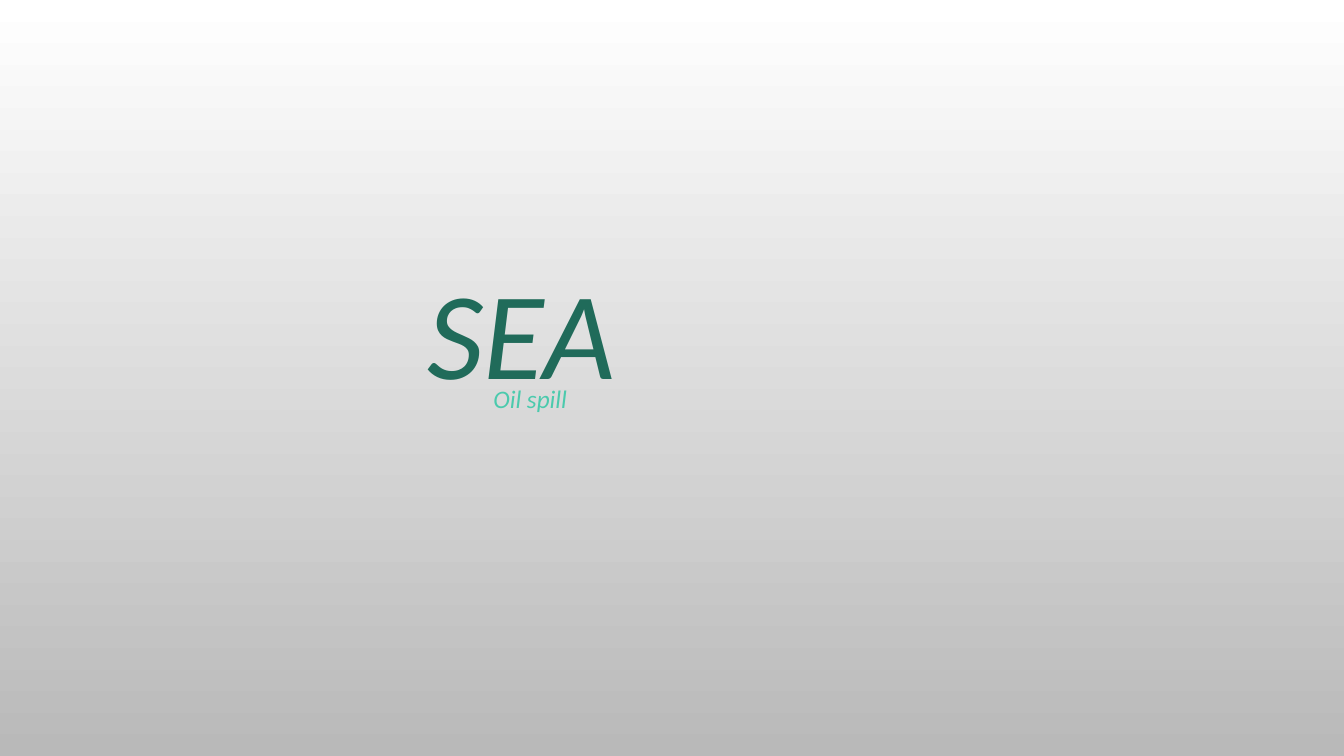
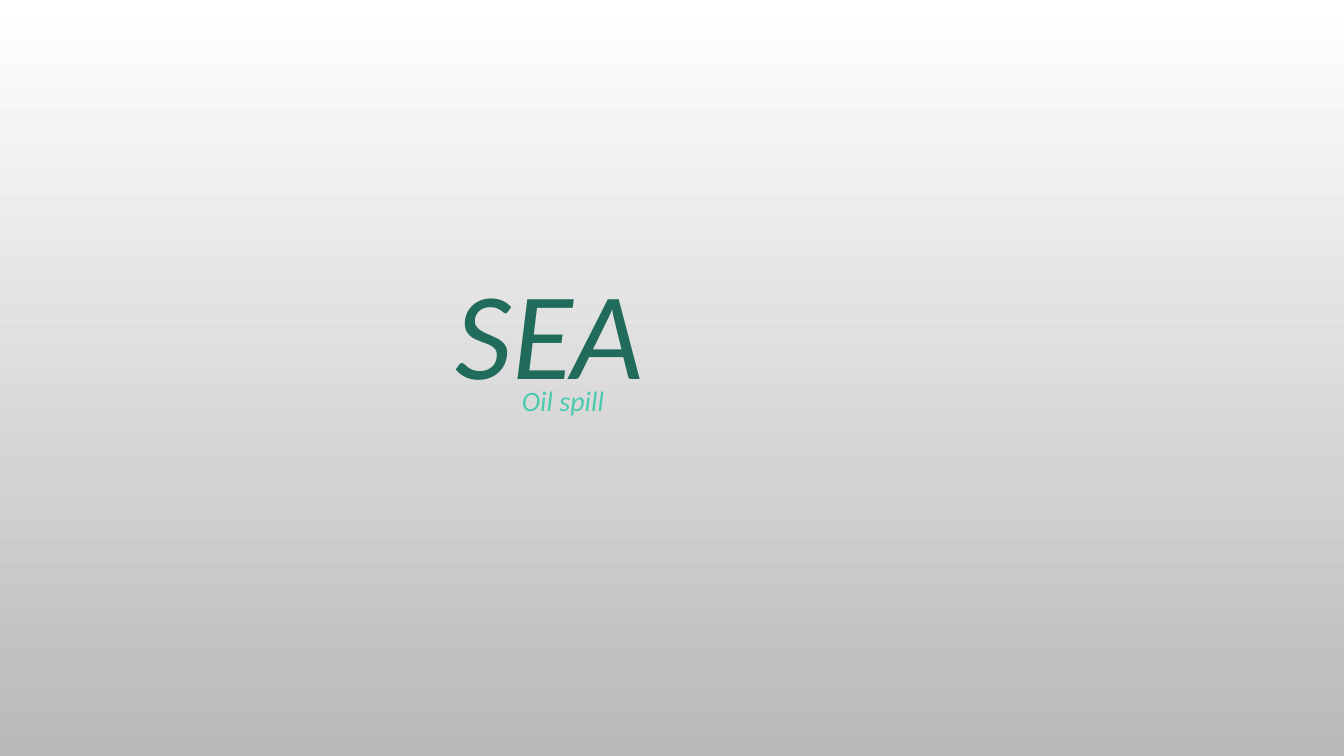
Before and after one commit to nycdatasci/bootcamp006_project, a slide deck: slide 6 of Project5-Capstone/AnneSong/SkyandSea.pptx (slide 5 before the commit). Drawn at 1344x756 pixels with LibreOffice and Linux fonts; fonts in the diff are those of the drawing; background and template pictures are left out. Boxes give left, top, right and bottom in pixels: in the first picture for what was removed or moved away, otherwise in the second. Text is boxed around its words. In the diff, an @@ line names an element or a change of style, - is before the commit and + after.

```diff
--- a/Project5-Capstone/AnneSong/SkyandSea.pptx
+++ b/Project5-Capstone/AnneSong/SkyandSea.pptx
@@ text "SEA": place and size @@
-text "SEA" at box(428, 298, 615, 408)
+text "SEA" at box(456, 298, 643, 408)
@@ text "Oil spill" at box(522, 391, 604, 416): size 18 to 20 pt @@
```
Also in this commit, not shown: 6 other slides changed, 3 slides added.
